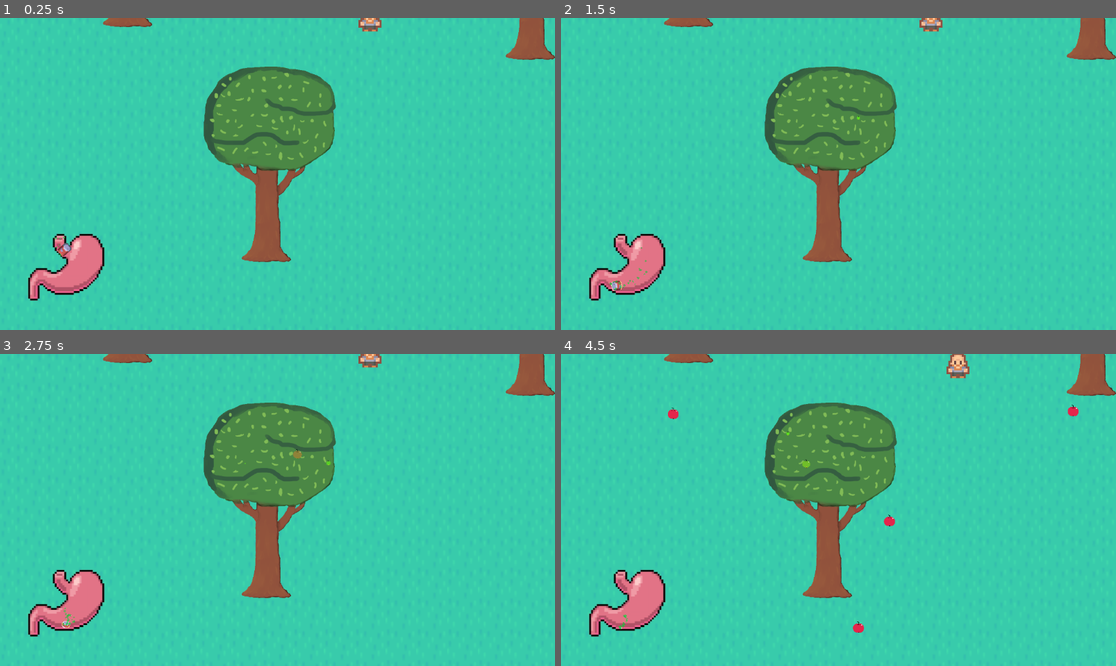
Above: before the commit, frames 1-4 (two rows, left to right).
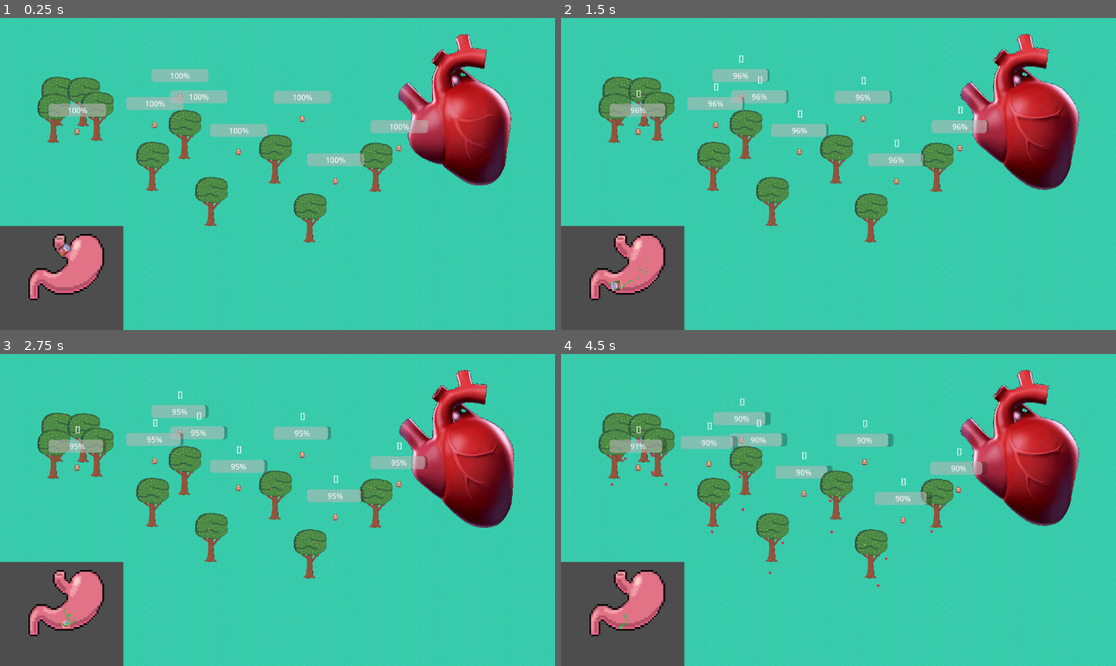
Above: after the commit, the same moments.

Repository: rundoom/Upraiser
Game: Godot game, scene res://world/world.tscn
Same seed, same stepped clock (60 frames per second), same inputs: the game is played once before the commit and once after it.
Inputs (mouse positions are in pixels of both pictures, inside the frame that each line leads up to):
- Up to frame 1 (0.25 s): no input
- Up to frame 2 (1.5 s): move the mouse to (960, 158) at 0.52 s; move the mouse to (727, 189) at 1.27 s
- Up to frame 3 (2.75 s): move the mouse to (333, 441) at 2.02 s
- Up to frame 4 (4.5 s): move the mouse to (810, 572) at 2.77 s; move the mouse to (1005, 556) at 3.52 s; move the mouse to (672, 463) at 4.27 s

The runs differ from the first frame. In frame 1, 27% of the frame differs, in the area x 0-100%, y 0-100%; in frame 2, 28%; in frame 3, 28%; in frame 4, 28%.

Commit message:
Tree spining

Diff:
--- a/world/trees/tree.gd
+++ b/world/trees/tree.gd
@@ -27,4 +27,5 @@
 	fruit_node.reparent(world)
 	var tween = create_tween()
 	tween.set_ease(tween.EASE_IN)
-	tween.tween_property(fruit_node, "position", fruit_node.position + Vector2(0, 90), 0.5)
+	tween.parallel().tween_property(fruit_node, "position", fruit_node.position + Vector2(0, 90), 0.5)
+	tween.parallel().tween_property(fruit_node, "rotation", -43, 0.5)
--- a/world/world.tscn
+++ b/world/world.tscn
@@ -1545,6 +1545,7 @@
 
 [node name="Camera2D" type="Camera2D" parent="."]
 position = Vector2(648, 420)
+enabled = false
 zoom = Vector2(4, 4)
 
 [connection signal="ready" from="." to="." method="create_pathfinding_points"]
